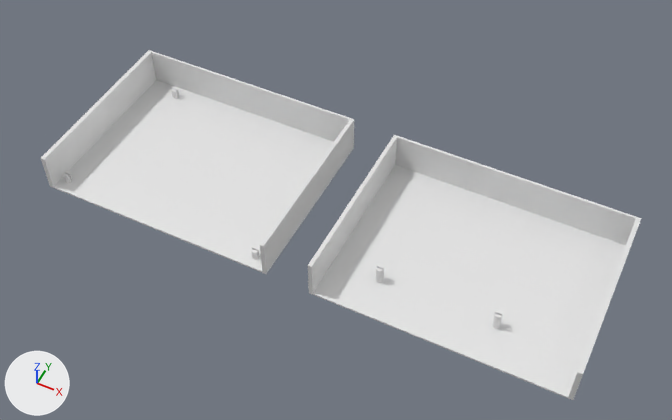
One commit to the Blender file test/tvModule.blend: the scene before it, then after it.
Rendered twice from a camera (50 mm lens) standing at (0.118, -0.159, 0.24) and looking at (0.014, 0.05, -0.021). The axes (+X, +Y, +Z) are drawn at lower left. The lights are the same throughout.
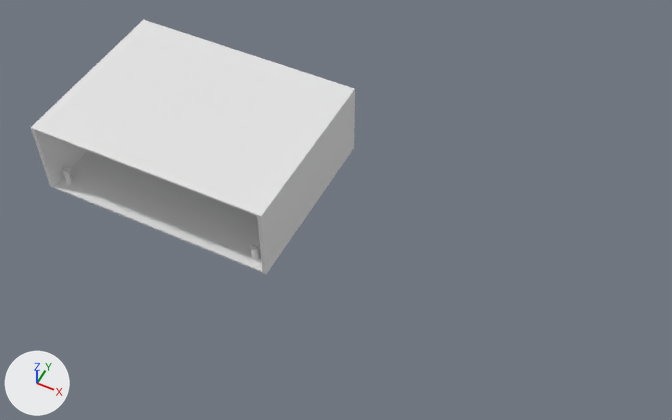
Pixel boxes [x1, y1, x2, y2] of what changed, in the pictures (672 x 420 px):
'Circle.009', moved, turned: before [308, 135, 641, 400]; after [31, 20, 355, 246]
'Circle.004', unchanged, covered by the edit: before [41, 50, 354, 274]; after [41, 120, 355, 274]

Diff of the bpy script that builds the scene:
```diff
--- a/test/tvModule.blend.py
+++ b/test/tvModule.blend.py
@@ ob_circle_009 @@
 ob_circle_009 = bpy.data.objects.new('Circle.009', me_circle_005)
-ob_circle_009.location = (0.0, 0.0, 0.0)
-ob_circle_009.rotation_euler = (0.0, 0.0, -3.138)  # degrees (0, 0, -180)
+ob_circle_009.location = (0.0194, 0.0, -0.0306)
+ob_circle_009.rotation_euler = (0.0, -3.142, -3.145)  # degrees (0, -180, -180)
 ob_circle_009.scale = (0.0291, 0.0291, 0.0291)
```
